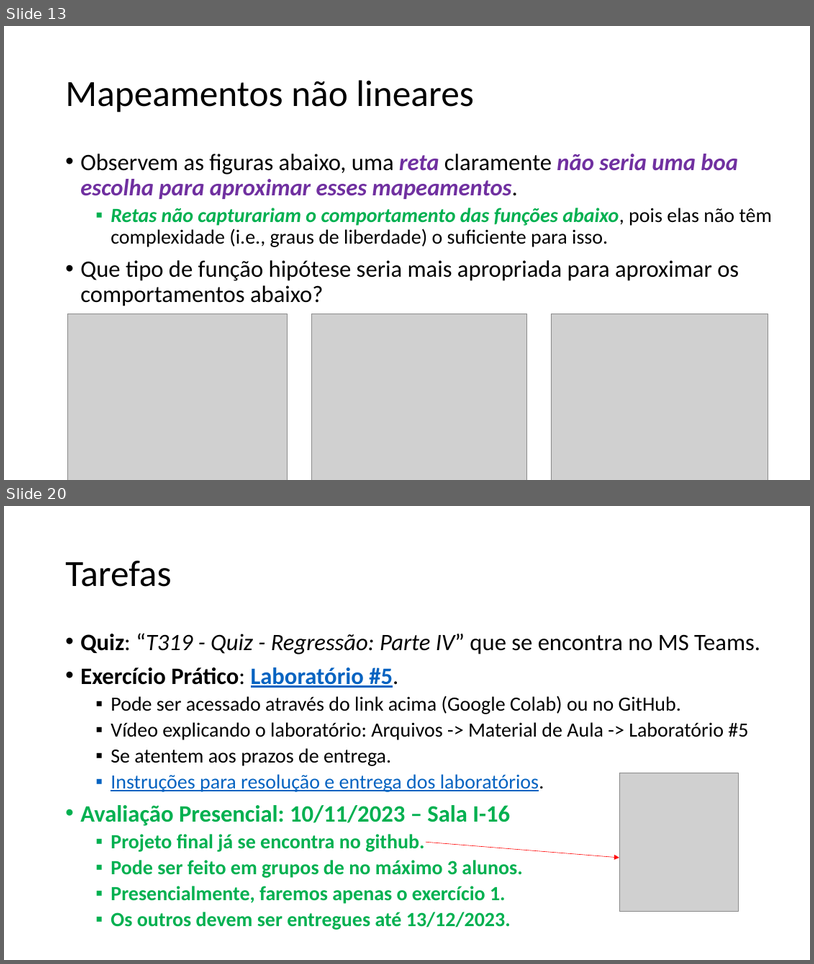
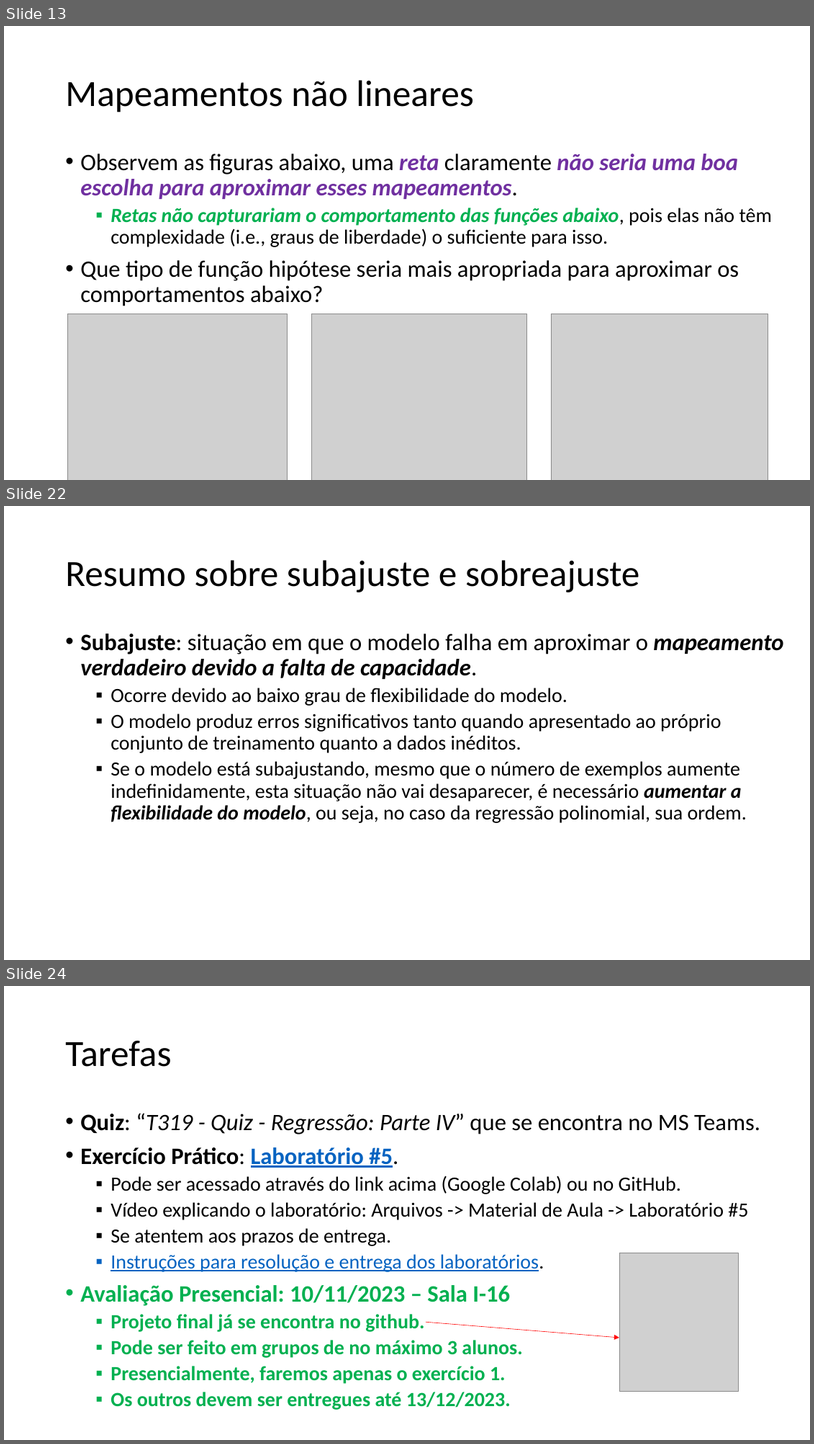
Before and after one commit to zz4fap/t319_aprendizado_de_maquina, a slide deck: slides/T319_Regressão_Linear (Parte IV).pptx. Shown one above the other, each under a label of ours: slides 13 and 20 before the commit, slides 13, 22 and 24 after it; the slides between them are not shown. The pictures are 814x964 and 814x1444 pixels, drawn with LibreOffice and Linux fonts; fonts in the diff are those of the drawing; grey boxes stand for pictures. Boxes give left, top, right and bottom in pixels: in the first picture for what was removed or moved away, otherwise in the second. Text is boxed around its words. In the diff, an @@ line names an element or a change of style, - is before the commit and + after.

```diff
--- a/slides/T319_Regressão_Linear (Parte IV).pptx
+++ b/slides/T319_Regressão_Linear (Parte IV).pptx
@@ slide 22 added at (4, 506, 810, 960), background #FFFFFF @@
@@ title added at (65, 560, 640, 592), 44 pt, text #000000 @@
+Resumo sobre subajuste e sobreajuste
@@ text added at (80, 633, 784, 823), 24 pt, text #000000 @@
+• Subajuste: situação em que o modelo falha em aproximar o mapeamento verdadeiro devido a falta de capacidade.
+  ▪ Ocorre devido ao baixo grau de flexibilidade do modelo.
+  ▪ O modelo produz erros significativos tanto quando apresentado ao próprio conjunto de treinamento quanto a dados inéditos.
+  ▪ Se o modelo está subajustando, mesmo que o número de exemplos aumente indefinidamente, esta situação não vai desaparecer, é necessário aumentar a flexibilidade do modelo, ou seja, no caso da regressão polinomial, sua ordem.
@@ what was slide 20 is now slide 24 @@
```
Also in this commit, not shown: 5 slides changed, 4 other slides added, 1 slide removed, 2 other files.
